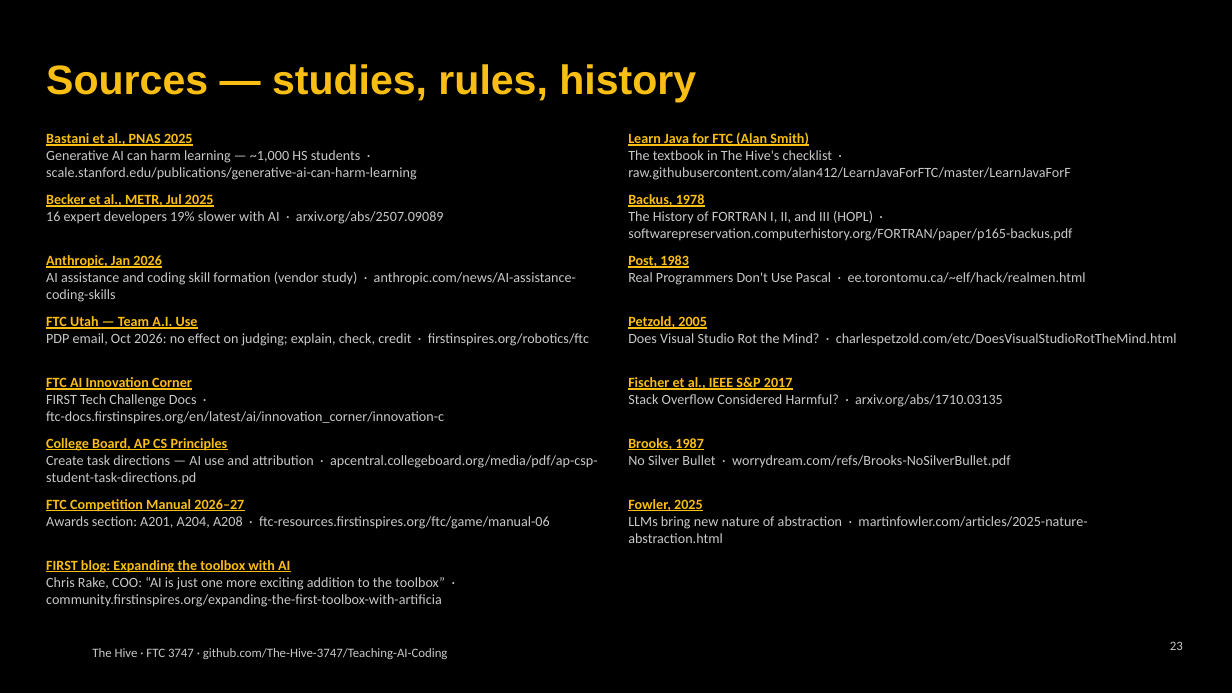
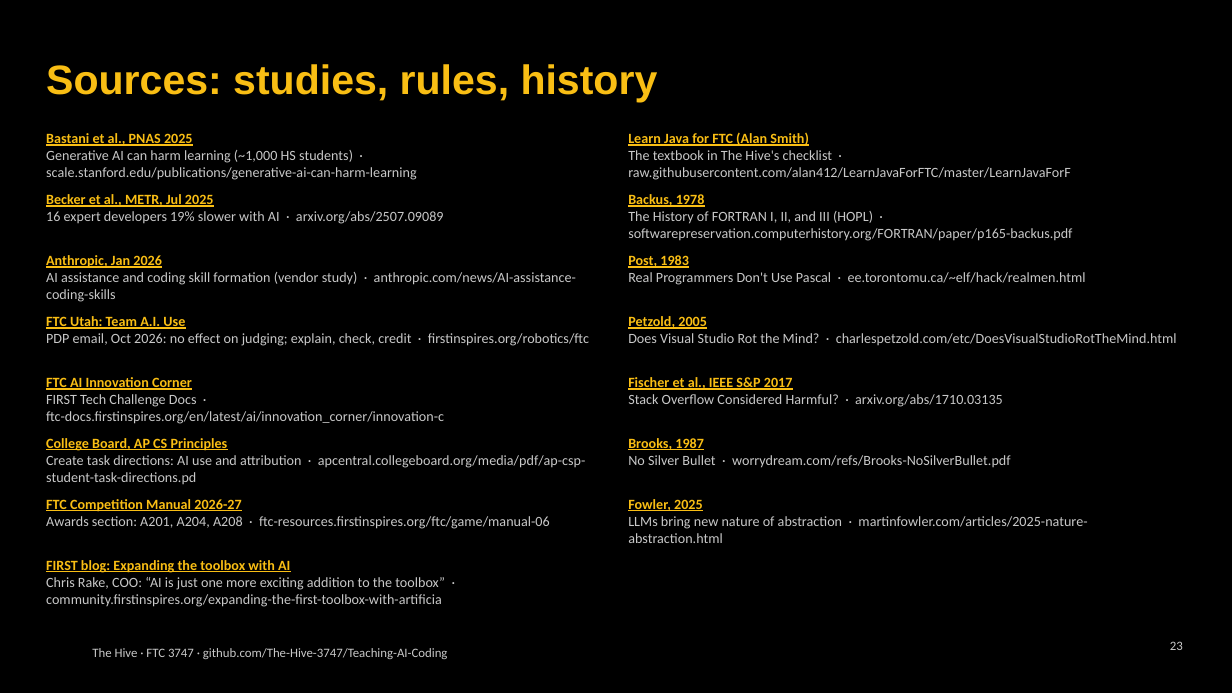
Before and after one commit to The-Hive-3747/Teaching-AI-Coding, a slide deck: slide 23 of slides/kickoff.pptx. Drawn at 1232x693 pixels with LibreOffice and Linux fonts; fonts in the diff are those of the drawing; background and template pictures are left out. Boxes give left, top, right and bottom in pixels: in the first picture for what was removed or moved away, otherwise in the second. Text is boxed around its words. In the diff, an @@ line names an element or a change of style, - is before the commit and + after.

```diff
--- a/slides/kickoff.pptx
+++ b/slides/kickoff.pptx
@@ title at (46, 64, 658, 103): text changed @@
-Sources — studies, rules, history
+Sources: studies, rules, history
@@ text at (46, 150, 417, 180): text changed @@
-Generative AI can harm learning — ~1,000 HS students · scale.stanford.edu/publications/generative-ai-can-harm-learning
+Generative AI can harm learning (~1,000 HS students) · scale.stanford.edu/publications/generative-ai-can-harm-learning
@@ text at (46, 316, 185, 329): text changed @@
-FTC Utah — Team A.I. Use
+FTC Utah: Team A.I. Use
@@ text at (46, 455, 586, 484): text changed @@
-Create task directions — AI use and attribution · apcentral.collegeboard.org/media/pdf/ap-csp-student-task-directions.pd
+Create task directions: AI use and attribution · apcentral.collegeboard.org/media/pdf/ap-csp-student-task-directions.pd
@@ text at (46, 499, 241, 512): text changed @@
-FTC Competition Manual 2026–27
+FTC Competition Manual 2026-27
```
Also in this commit, not shown: 18 other slides changed, 43 other files.
